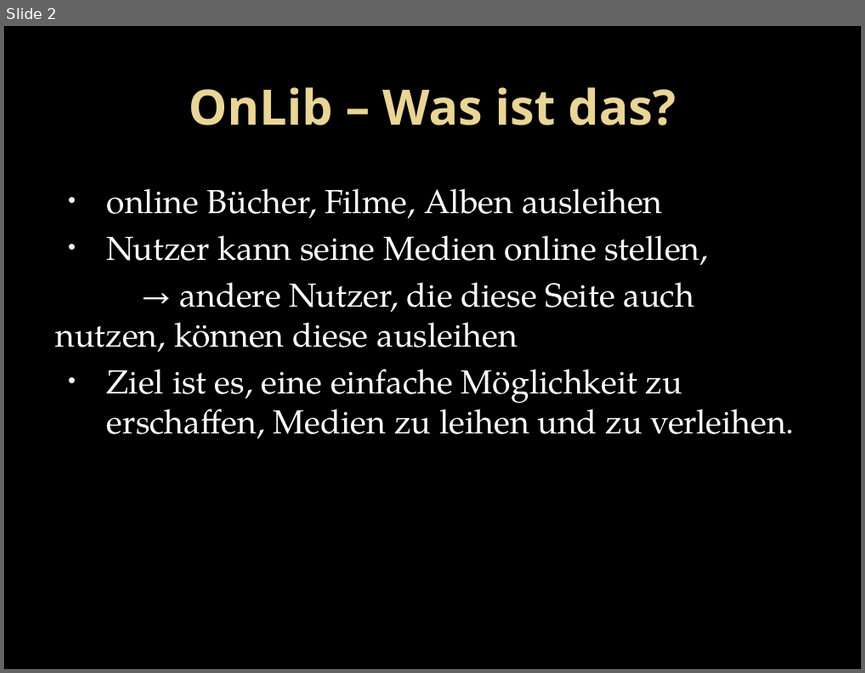
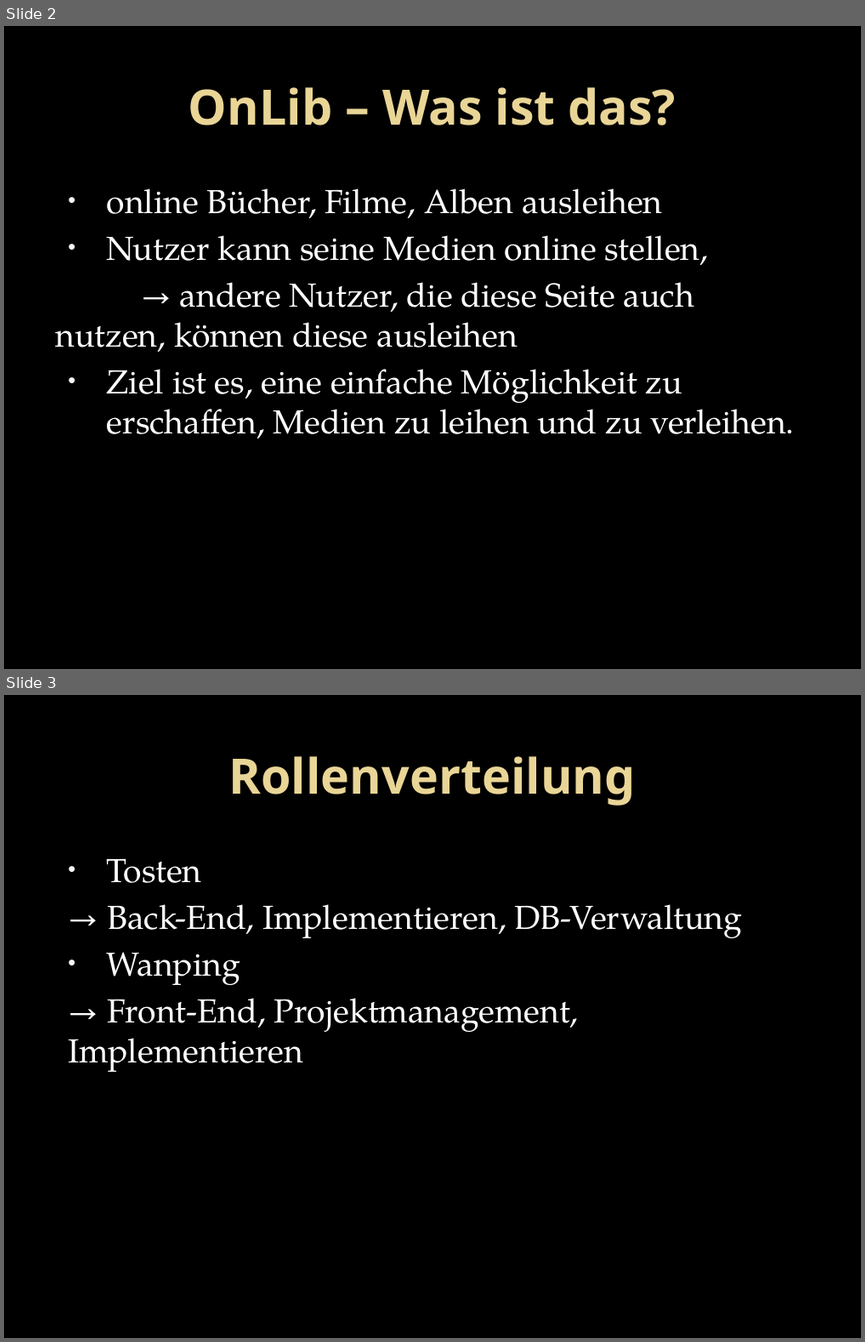
Before and after one commit to twerner93/OnLib_Documents, a slide deck: Final Project Handin/Final Presentation/Online-Library.pptx. Shown one above the other, each under a label of ours: slide 2 before the commit, slides 2 and 3 after it. The pictures are 865x673 and 865x1342 pixels, drawn with LibreOffice and Linux fonts; fonts in the diff are those of the drawing; background and template pictures are left out. Boxes give left, top, right and bottom in pixels: in the first picture for what was removed or moved away, otherwise in the second. Text is boxed around its words. In the diff, an @@ line names an element or a change of style, - is before the commit and + after.

```diff
--- a/Final Project Handin/Final Presentation/Online-Library.pptx
+++ b/Final Project Handin/Final Presentation/Online-Library.pptx
@@ slide 3 added at (4,695,861,1338), background picture (left out) @@
@@ title added at (229,756,636,805), 41 pt, text gradient #EAD696 to #E7D081, bold @@
+Rollenverteilung
@@ text added at (68,858,743,1072), 28 pt, text #FFFFFF @@
+• Tosten
+→ Back-End, Implementieren, DB-Verwaltung
+• Wanping
+→ Front-End, Projektmanagement, Implementieren
```
Also in this commit, not shown: 17 other slides added, 2 slides removed, 4 other files.
